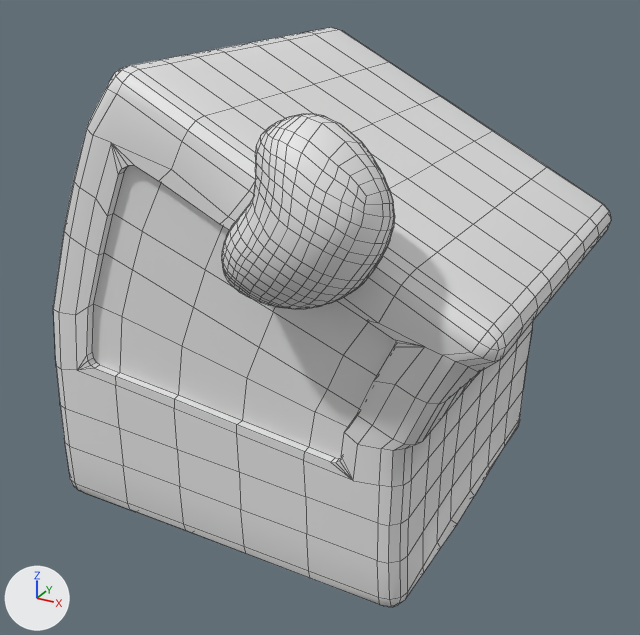
One commit to the FBX model Assets/Visual/Models/Character Models/PlayerCharacter.fbx: the scene before it, then after it.
The view is the same before and after, from a 50 mm camera at (1.023, -1.82, 0.866) aimed at (0.041, -0.036, -0.026). Arrows for +X, +Y and +Z are at lower left; the lights stay in place. Both versions are drawn at frame 36 of the action 'Armature.007|Happy Wiggle'; the numbers are the values there. Mesh edges are drawn as thin lines.

The first picture shows 'Body', 'Hair Retopo.001'.
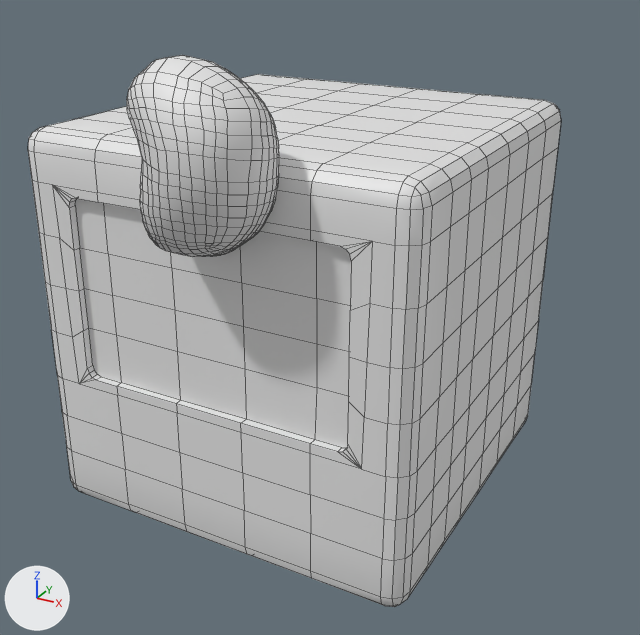
Boxes (x1, y1, x2, y2) around the edits, measured in the pictures (640 x 635 px):
'Body', reshaped (8% shorter)
    before: (53, 27, 611, 607)
    after: (28, 74, 561, 607)
'Hair Retopo.001', mesh turned
    before: (222, 113, 395, 309)
    after: (127, 55, 279, 257)

What the commit changed:
me_cube_010 is used by ob_body; location (0.0, 0.0, 0.0).
me_cube_010 had 684 vertices, 673 faces and spanned x -0.484..0.627, y -0.466..0.48, z -0.472..0.618.
me_cube_010 now has 684 vertices, 673 faces and spans x -0.471..0.474, y -0.466..0.48, z -0.47..0.475.
me_cube_010 part 1: 615 of 684 vertices moved; they spanned x -0.484..0.627, y -0.466..0.48, z -0.472..0.618 and now span x -0.471..0.474, y -0.466..0.48, z -0.47..0.475; mean shift (-0.078, 0.0, 0.019); largest move (0.62, -0.122, 0.211) -> (0.451, -0.122, 0.465).
me_plane_009 has 710 vertices, 708 faces and spans x 0.101..0.449, y -0.655..-0.419, z 0.22..0.585.
me_plane_009 is used by ob_hair_retopo_001; location (0.0, 0.0, 0.0).
me_plane_009 part 2: the whole mesh is turned -26.8 degrees about the y axis through its middle, then moved by (-0.219, 0.0, 0.078).
